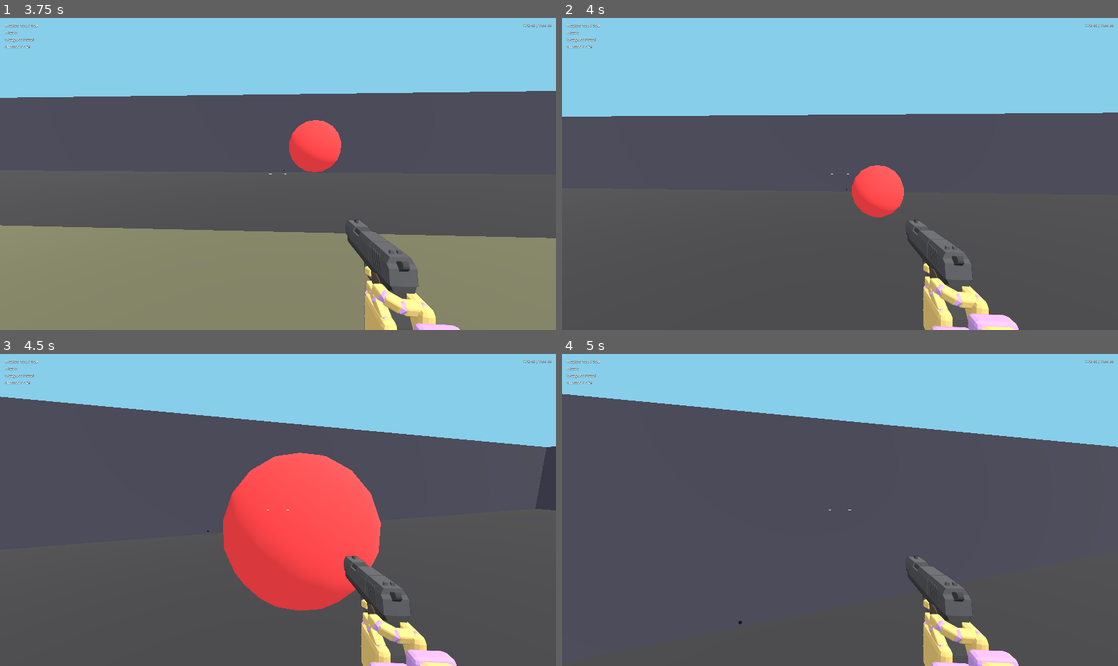
Above: before the commit, frames 1-4 (two rows, left to right).
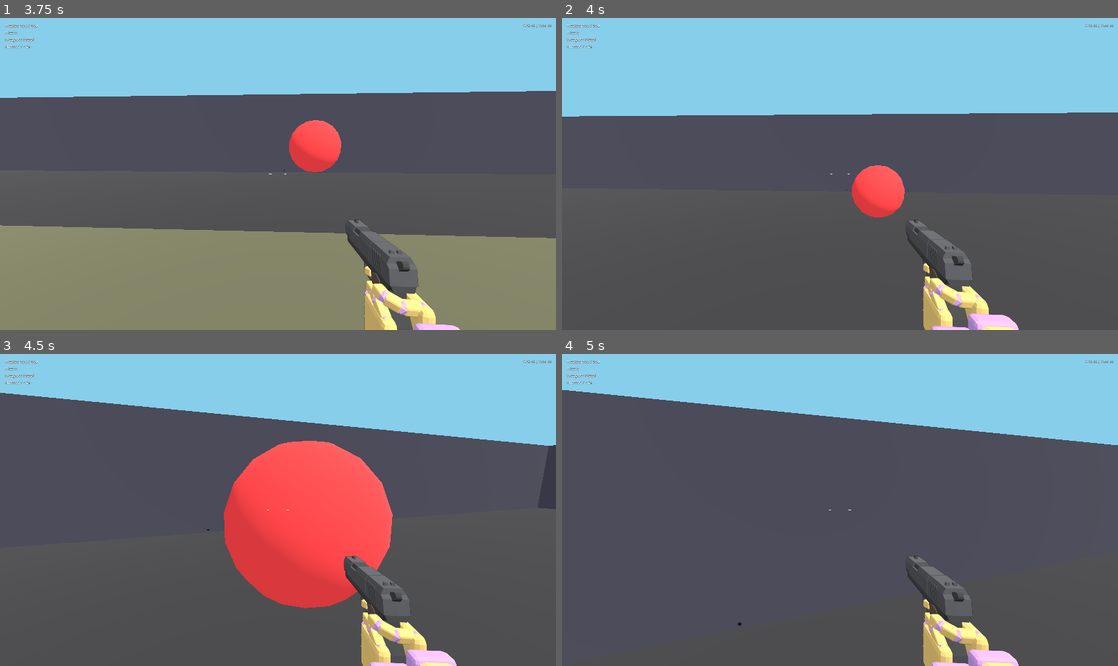
Above: after the commit, the same moments.

Repository: QuisVenator/blitzkampf-godot
Game: Godot game, scene res://scenes/ui/main_menu.tscn
Same seed, same stepped clock (60 frames per second), same inputs: the game is played once before the commit and once after it.
Inputs (mouse positions are in pixels of both pictures, inside the frame that each line leads up to):
- Up to frame 1 (3.75 s): click "Single player" at 0.5 s; move the mouse to (305, 174) at 1.27 s; hold W (move_forward) from 1.28 s (still down); tap Shift (sprint) at 1.35, 2.3, 3.05 s; tap Space (jump) at 1.52, 2.27 s; move the mouse to (250, 174) at 2.02 s; right-click (250, 174) at 2.1 s; move the mouse to (289, 167) at 2.77 s; tap Ctrl (crouch) at 2.85 s; move the mouse to (272, 180) at 3.52 s; click (272, 180) at 3.6 s
- Up to frame 2 (4 s): keep holding W (move_forward); tap Space (jump) at 3.77 s; tap Shift (sprint) at 3.8 s
- Up to frame 3 (4.5 s): keep holding W (move_forward); move the mouse to (316, 513) at 4.27 s; tap F (interact) at 4.35 s
- Up to frame 4 (5 s): keep holding W (move_forward); tap Space (jump) at 4.52 s; tap Shift (sprint) at 4.55 s

Frame 1 is identical in both runs. In frame 2, 0.1% of the frame differs, in the area x 3-98%, y 30-98%; in frame 3, 2.9%, in the area x 0-100%, y 12-83%; in frame 4, 0.9%.

Commit message:
Ledge climb: eased rise/carry by acceleration limits, keep approach speed

Diff:
--- a/scripts/player/movement_settings.gd
+++ b/scripts/player/movement_settings.gd
@@ -31,11 +31,19 @@
 @export var mantle_min_height := 0.2
 ## How far in front of the body a wall still counts as "toward the ledge".
 @export var mantle_reach := 0.4
-## Speed of the vertical part of the climb, then of the part that carries you over the lip.
+## Speed of the climb up the wall; it eases off over the last `mantle_ease_distance` below the lip.
 @export var mantle_rise_speed := 7.0
-@export var mantle_forward_speed := 4.5
-## Horizontal speed you keep when the climb ends.
-@export var mantle_exit_speed := 3.0
+@export var mantle_ease_distance := 0.6
+## The carry over the lip starts this far below the lip, so up and forward blend into one arc.
+@export var mantle_overlap := 0.15
+## How quickly the climb speeds up and slows down (m/s per second); this is the easing.
+@export var mantle_accel := 60.0
+## The same for the carry over the lip (horizontal): high, or a sprint loses time getting going again.
+@export var mantle_carry_accel := 130.0
+## Slowest the carry over the lip may be, and the share of your approach speed it keeps
+## (a sprint into a ledge stays fast).
+@export var mantle_forward_speed := 5.0
+@export_range(0.0, 1.0) var mantle_momentum := 1.0
 
 @export_group("Body")
 @export var standing_height := 1.8
--- a/scripts/player/player.gd
+++ b/scripts/player/player.gd
@@ -31,7 +31,7 @@
 	POS_X, POS_Y, POS_Z,
 	VEL_X, VEL_Y, VEL_Z,
 	YAW, PITCH, STANCE, SLIDE, ON_FLOOR,
-	MANTLE, TARGET_X, TARGET_Y, TARGET_Z,  # ledge climb phase and where it ends
+	MANTLE, TARGET_X, TARGET_Y, TARGET_Z, MANTLE_SPEED,  # ledge climb: phase, where it ends, approach speed
 	TICK,  # the server's physics tick
 	SIZE,
 }
@@ -140,6 +140,7 @@
 var _slide_elapsed := 0.0
 var _mantle := Mantle.NONE
 var _mantle_target := Vector3.ZERO
+var _mantle_speed := 0.0  # horizontal speed on approach
 var _distance_since_step := 0.0
 var _eye_height := 0.0
 var _eye_tween: Tween
@@ -357,6 +358,7 @@
 		if target.is_finite():
 			_mantle = Mantle.RISING
 			_mantle_target = target
+			_mantle_speed = horizontal_speed()
 			_simulate_mantle(delta)
 			return
 
@@ -405,29 +407,42 @@
 	return target
 
 
-## One tick of a ledge climb: no steering and no gravity. First up until the feet are level
-## with the ledge, then forward over the lip. Crouch lets go; running into something that
-## stops the climb aborts it.
+## One tick of a ledge climb: no steering and no gravity. The body is carried up the wall
+## (speeding up from whatever vertical speed it had, easing off near the lip) and, once close
+## to the lip, over it at the approach speed, so the two blend into one arc. Crouch lets go;
+## running into something that stops the climb aborts it.
 func _simulate_mantle(delta: float) -> void:
 	if _frame.crouch_pressed:
 		_end_mantle(Vector3.ZERO)
 		return
 	var to_target := _mantle_target - global_position
-	if _mantle == Mantle.RISING:
-		var step := settings.mantle_rise_speed * delta
-		velocity = Vector3(0.0, minf(to_target.y, step) / delta, 0.0)
-		if to_target.y <= step:
-			_mantle = Mantle.FORWARD
+	var rise_left := maxf(to_target.y, 0.0)
+	var rise_speed := settings.mantle_rise_speed * clampf(sqrt(rise_left / settings.mantle_ease_distance), 0.25, 1.0)
+	velocity.y = minf(move_toward(velocity.y, rise_speed, settings.mantle_accel * delta), rise_left / delta)
+	if _mantle == Mantle.RISING and rise_left <= settings.mantle_overlap:
+		_mantle = Mantle.FORWARD
+
+	var flat := Vector3(to_target.x, 0.0, to_target.z)
+	var speed := 0.0
+	var arrived := false
+	if _mantle == Mantle.FORWARD:
+		var carry := maxf(settings.mantle_forward_speed, _mantle_speed * settings.mantle_momentum)
+		speed = move_toward(Vector2(velocity.x, velocity.z).length(), carry, settings.mantle_carry_accel * delta)
+		arrived = flat.length() <= maxf(speed * delta, 0.02) and rise_left <= 0.02
+		var horizontal := flat.limit_length(speed * delta) / delta
+		velocity.x = horizontal.x
+		velocity.z = horizontal.z
 	else:
-		var flat := Vector3(to_target.x, 0.0, to_target.z)
-		var step := settings.mantle_forward_speed * delta
-		velocity = flat.limit_length(step) / delta
-		if flat.length() <= step:
-			_end_mantle(flat.normalized() * settings.mantle_exit_speed if flat.length() > 0.001 else Vector3.ZERO)
+		velocity.x = 0.0
+		velocity.z = 0.0
+	if arrived:
+		_end_mantle(flat.normalized() * speed)
+		return
+
 	var expected := velocity.length() * delta
 	var before := global_position
 	move_and_slide()
-	if _mantle != Mantle.NONE and expected > 0.001 and global_position.distance_to(before) < expected * 0.1:
+	if expected > 0.001 and global_position.distance_to(before) < expected * 0.1:
 		_end_mantle(Vector3.ZERO)
 
 
@@ -538,7 +553,7 @@
 		global_position.x, global_position.y, global_position.z,
 		velocity.x, velocity.y, velocity.z,
 		yaw, pitch, stance, _slide_elapsed, 1.0 if is_on_floor() else 0.0,
-		_mantle, _mantle_target.x, _mantle_target.y, _mantle_target.z,
+		_mantle, _mantle_target.x, _mantle_target.y, _mantle_target.z, _mantle_speed,
 		tick,
 	])
 	assert(snapshot.size() == Snap.SIZE)
@@ -697,6 +712,7 @@
 	_slide_elapsed = data[Snap.SLIDE]
 	_mantle = int(data[Snap.MANTLE]) as Mantle
 	_mantle_target = _snap_vector(data, Snap.TARGET_X)
+	_mantle_speed = data[Snap.MANTLE_SPEED]
 
 
 ## Predicting client: the server tick whose state other players are drawn at right
Not shown, changed: AGENTS.md
